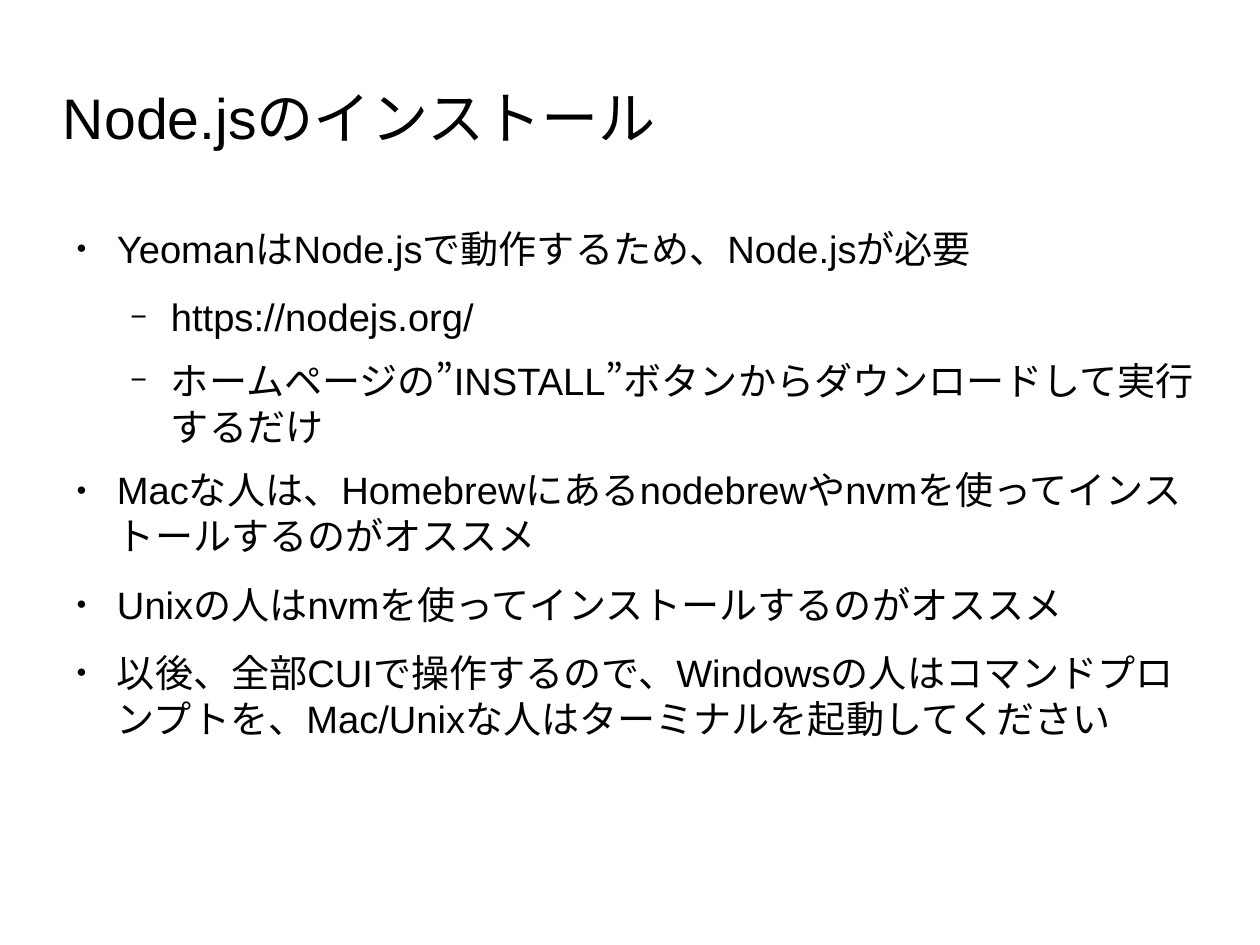
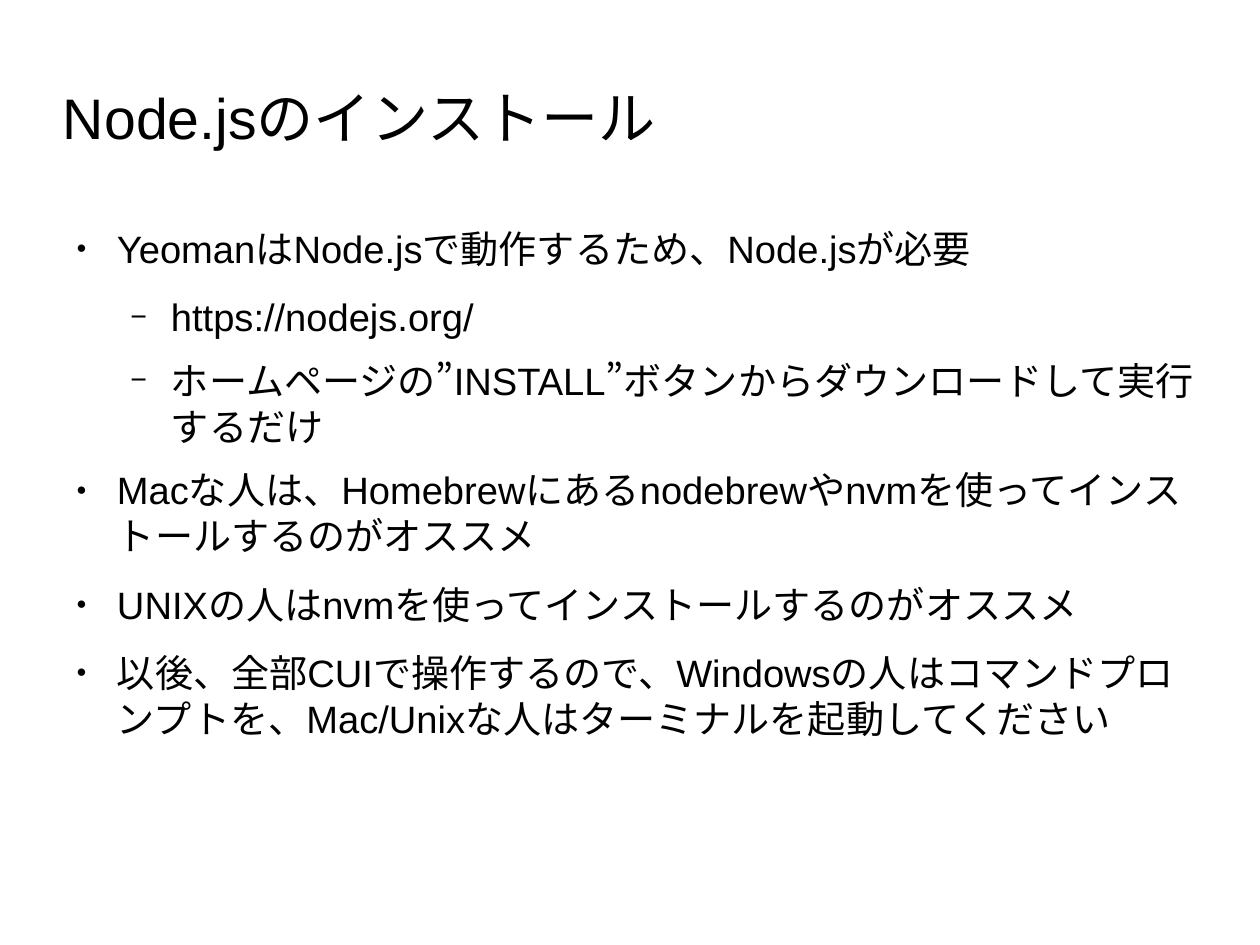
Before and after one commit to masakura/yeoman-presentation, a slide deck: slide 17 of yeoman-presentation.odp. Drawn at 1260x945 pixels with LibreOffice and Linux fonts; fonts in the diff are those of the drawing; background and template pictures are left out. Boxes give left, top, right and bottom in pixels: in the first picture for what was removed or moved away, otherwise in the second. Text is boxed around its words. In the diff, an @@ line names an element or a change of style, - is before the commit and + after.

```diff
--- a/yeoman-presentation.odp
+++ b/yeoman-presentation.odp
@@ text at box(117, 589, 1077, 623): text changed @@
-● Unixの人はnvmを使ってインストールするのがオススメ
+● UNIXの人はnvmを使ってインストールするのがオススメ
```
Also in this commit, not shown: 9 other slides changed, 2 slides added, 1 slide removed.
